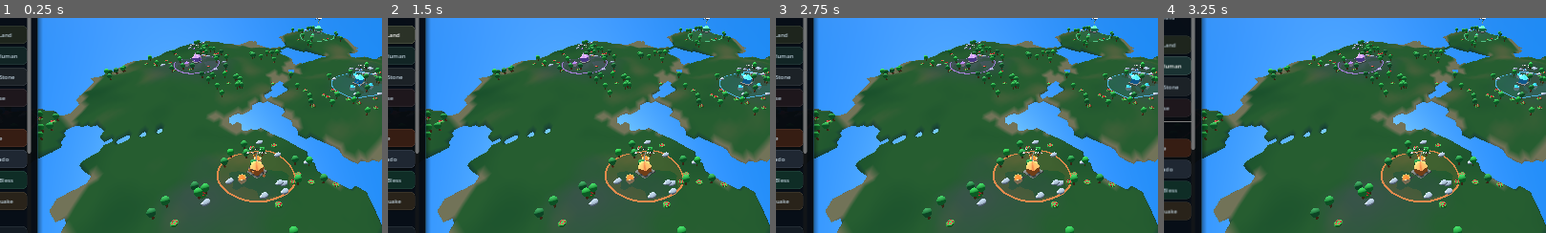
Above: before the commit, frames 1-4 (left to right).
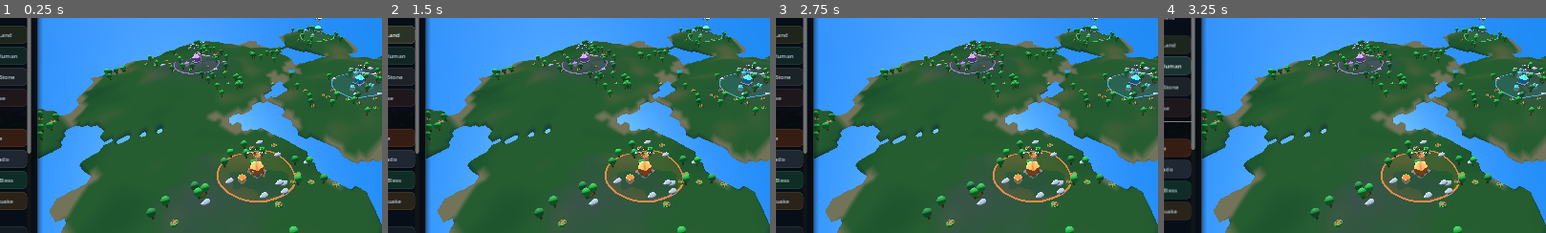
Above: after the commit, the same moments.

Repository: yoimdoingstuff/citysandbox
Game: Godot game, scene res://main.tscn
Two runs of this game, one before a commit and one after it. Both use one fixed random seed, a clock stepped at 60 frames per second and the inputs below.
Inputs:
- Up to frame 1 (0.25 s): no input
- Up to frame 2 (1.5 s): click "Select City" at 0.5 s; click "Raise Land" at 1.25 s
- Up to frame 3 (2.75 s): click "Lower Land" at 2 s
- Up to frame 4 (3.25 s): click "Spawn Human" at 2.75 s
The pictures show only the part of the screen within x 14-64%, y 30-80%; the shares and areas given below are measured in that part.

The runs differ from the first frame. In frame 1, 0.1% of the frame differs, in the area x 51-98%, y 3-78%; in frame 2, 0.1%; in frame 3, 0.1%; in frame 4, 0.1%.

Commit message:
Add varied homes apartments workshops and civic buildings

Diff:
--- a/main.gd
+++ b/main.gd
@@ -1113,16 +1113,62 @@
 		house.scale = Vector3.ONE * (1.0 + float(stage) * 0.07)
 		house.position = Vector3(offset_x, terrain_delta, offset_z)
 		city["node"].add_child(house)
+		# Give each neighbourhood a mix of residential and civic buildings.
+		# Later rings become taller and denser as the settlement develops.
+		var building_type: int = house_index % 4
+		var building_size: Vector3 = Vector3(1.35, 1.2, 1.35)
+		var building_height: float = 1.2
+		match building_type:
+			1:
+				building_size = Vector3(1.25, 2.15 + float(stage) * 0.18, 1.25)
+			2:
+				building_size = Vector3(1.8, 1.15 + float(stage) * 0.12, 1.45)
+			3:
+				building_size = Vector3(1.65, 1.75 + float(stage) * 0.16, 1.55)
+		building_height = building_size.y
 		var wall_color: Color = Color(0.70, 0.64, 0.48).lerp(city["color"], 0.24)
+		if building_type == 2:
+			wall_color = wall_color.darkened(0.09)
+		elif building_type == 3:
+			wall_color = wall_color.lerp(city["color"].lightened(0.28), 0.25)
 		var walls := BoxMesh.new()
-		walls.size = Vector3(1.35, 1.2, 1.35)
-		_add_mesh(house, walls, _material(wall_color), Vector3(0.0, 0.65, 0.0))
-		var roof := CylinderMesh.new()
-		roof.top_radius = 0.0
-		roof.bottom_radius = 1.02
-		roof.height = 0.88
-		roof.radial_segments = 4
-		_add_mesh(house, roof, _material(city["color"].darkened(0.10)), Vector3(0.0, 1.62, 0.0))
+		walls.size = building_size
+		_add_mesh(house, walls, _material(wall_color), Vector3(0.0, building_height * 0.5, 0.0))
+
+		if building_type == 0 or building_type == 1:
+			var roof := CylinderMesh.new()
+			roof.top_radius = 0.0
+			roof.bottom_radius = 1.02 if building_type == 0 else 0.88
+			roof.height = 0.88
+			roof.radial_segments = 4
+			_add_mesh(house, roof, _material(city["color"].darkened(0.10)), Vector3(0.0, building_height + 0.44, 0.0))
+		else:
+			var flat_roof := BoxMesh.new()
+			flat_roof.size = Vector3(building_size.x + 0.12, 0.16, building_size.z + 0.12)
+			_add_mesh(house, flat_roof, _material(city["color"].darkened(0.18)), Vector3(0.0, building_height + 0.08, 0.0))
+
+		# Small door and windows give close-up zooms something to reveal.
+		var door_mesh := BoxMesh.new()
+		door_mesh.size = Vector3(0.25, 0.44, 0.055)
+		_add_mesh(house, door_mesh, _material(Color(0.24, 0.16, 0.11)), Vector3(0.0, 0.23, building_size.z * 0.5 + 0.035))
+		var window_count: int = 3 if building_type == 1 or building_type == 3 else 2
+		for window_index in range(window_count):
+			var window_mesh := BoxMesh.new()
+			window_mesh.size = Vector3(0.20, 0.19, 0.045)
+			var window_x: float = (float(window_index) - float(window_count - 1) * 0.5) * 0.35
+			var window_y: float = minf(building_height - 0.26, 0.72 + float(stage) * 0.12)
+			_add_mesh(house, window_mesh, _material(Color(0.45, 0.78, 0.88)), Vector3(window_x, window_y, building_size.z * 0.5 + 0.04))
+			if building_type == 1 or building_type == 3:
+				var upper_window := BoxMesh.new()
+				upper_window.size = Vector3(0.18, 0.18, 0.045)
+				_add_mesh(house, upper_window, _material(Color(0.45, 0.78, 0.88)), Vector3(window_x, minf(building_height - 0.30, window_y + 0.58), building_size.z * 0.5 + 0.04))
+
+		if building_type == 2:
+			var chimney := CylinderMesh.new()
+			chimney.top_radius = 0.10
+			chimney.bottom_radius = 0.13
+			chimney.height = 0.72
+			_add_mesh(house, chimney, _material(Color(0.38, 0.30, 0.26)), Vector3(building_size.x * 0.28, building_height + 0.42, -building_size.z * 0.18))
 		houses.append(house)
 	city["houses"] = houses
 	cities[city_id] = city
